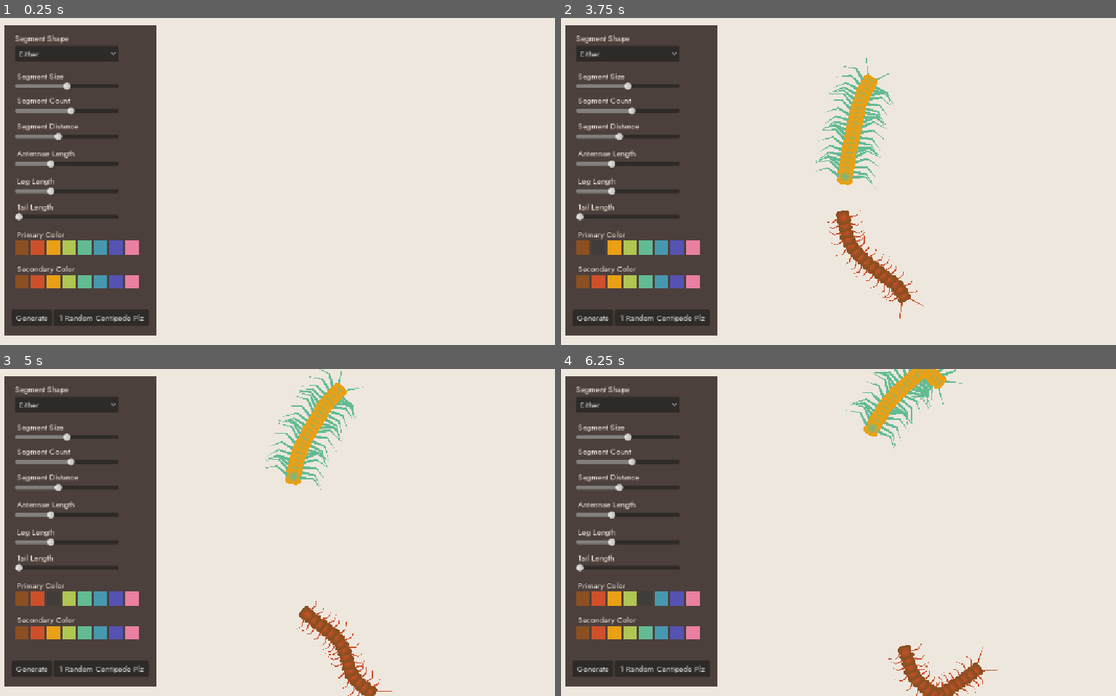
Above: before the commit, frames 1-4 (two rows, left to right).
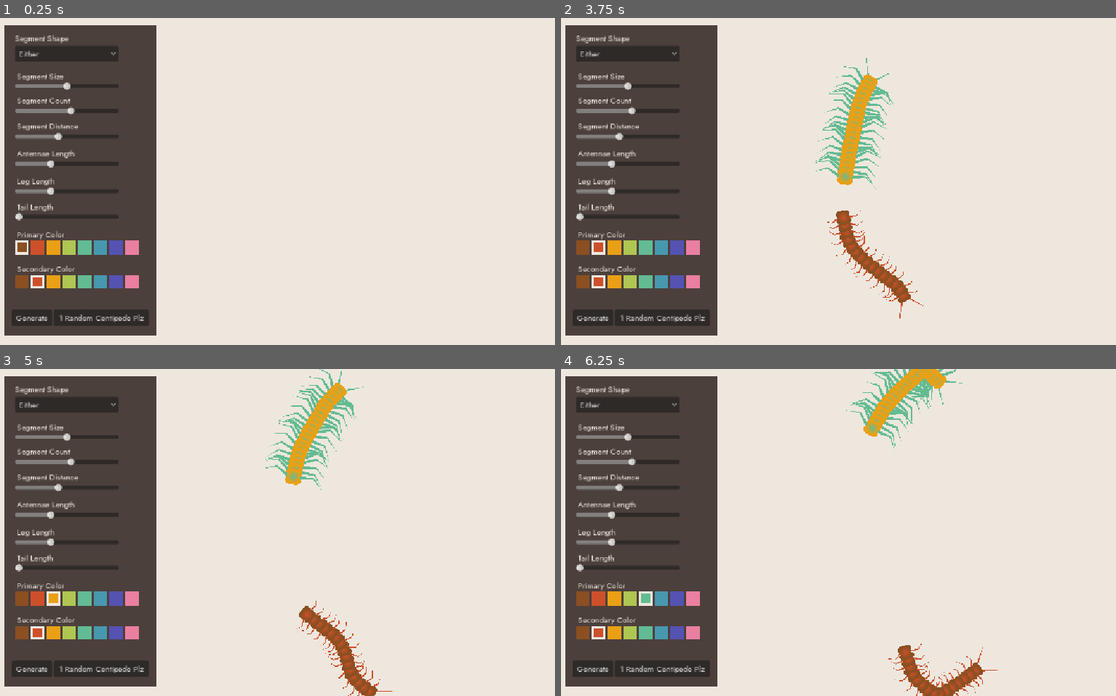
Above: after the commit, the same moments.

Repository: humanpersonssb/Centipede-
Game: Godot game, scene res://centipedeScene.tscn
The game is run twice, just before and just after one commit, with the same random seed, the same clock (stepped at 60 frames per second) and the same inputs.
Inputs (mouse positions are in pixels of both pictures, inside the frame that each line leads up to):
- Up to frame 1 (0.25 s): no input
- Up to frame 2 (3.75 s): click "Generate" at 0.5 s; click "1 Random Centipede Plz" at 1.25 s; click "Either" at 2 s; click (583, 246) at 2.75 s; click (599, 246) at 3.5 s
- Up to frame 3 (5 s): click (55, 597) at 4.25 s
- Up to frame 4 (6.25 s): click (627, 597) at 5 s; click (644, 597) at 5.75 s

The runs differ from the first frame. In frame 1, 0.1% of the frame differs, in the area x 2-8%, y 68-83%; in frame 2, 0.2%, in the area x 5-8%, y 68-83%; in frame 3, 0.2%; in frame 4, 0.2%.

Commit message:
bunch of polish

Diff:
--- a/centipede/centipede.gd
+++ b/centipede/centipede.gd
@@ -41,7 +41,7 @@
 	var chosen_texture = pool[randi() % pool.size()]
 
 	for i in range(segment_count):
-		var seg = preload("res://Segment.tscn").instantiate()
+		var seg = preload("res://segment.tscn").instantiate()
 		add_child(seg)
 		var dead_parts = get_tree().current_scene.get_node("PetContainer/Dead")
 		var blood = get_tree().current_scene.get_node("PetContainer/Blood")
--- a/centipede/centipedeScene.tscn
+++ b/centipede/centipedeScene.tscn
@@ -11,26 +11,92 @@
 [sub_resource type="StyleBoxFlat" id="StyleBoxFlat_son8g"]
 bg_color = Color(0.54509807, 0.30980393, 0.12941177, 1)
 
+[sub_resource type="StyleBoxFlat" id="StyleBoxFlat_7tpdp"]
+bg_color = Color(0.54509807, 0.30980393, 0.12941177, 1)
+border_width_left = 5
+border_width_top = 5
+border_width_right = 5
+border_width_bottom = 5
+border_color = Color(0.93333334, 0.90588236, 0.87058824, 1)
+
+[sub_resource type="ButtonGroup" id="ButtonGroup_wowgf"]
+
 [sub_resource type="StyleBoxFlat" id="StyleBoxFlat_nyo1w"]
 bg_color = Color(0.8039216, 0.3137255, 0.16470589, 1)
 
+[sub_resource type="StyleBoxFlat" id="StyleBoxFlat_wowgf"]
+bg_color = Color(0.8039216, 0.3137255, 0.16470589, 1)
+border_width_left = 5
+border_width_top = 5
+border_width_right = 5
+border_width_bottom = 5
+border_color = Color(0.93333334, 0.90588236, 0.87058824, 1)
+
 [sub_resource type="StyleBoxFlat" id="StyleBoxFlat_vy4vr"]
 bg_color = Color(0.91764706, 0.627451, 0.08235294, 1)
 
+[sub_resource type="StyleBoxFlat" id="StyleBoxFlat_jmtrr"]
+bg_color = Color(0.91764706, 0.627451, 0.08235294, 1)
+border_width_left = 5
+border_width_top = 5
+border_width_right = 5
+border_width_bottom = 5
+border_color = Color(0.93333334, 0.90588236, 0.87058824, 1)
+
 [sub_resource type="StyleBoxFlat" id="StyleBoxFlat_3relh"]
 bg_color = Color(0.6862745, 0.7764706, 0.32156864, 1)
 
+[sub_resource type="StyleBoxFlat" id="StyleBoxFlat_bclac"]
+bg_color = Color(0.6862745, 0.7764706, 0.32156864, 1)
+border_width_left = 5
+border_width_top = 5
+border_width_right = 5
+border_width_bottom = 5
+border_color = Color(0.93333334, 0.90588236, 0.87058824, 1)
+
 [sub_resource type="StyleBoxFlat" id="StyleBoxFlat_yth6m"]
 bg_color = Color(0.3882353, 0.73333335, 0.5764706, 1)
 
+[sub_resource type="StyleBoxFlat" id="StyleBoxFlat_8lvev"]
+bg_color = Color(0.3882353, 0.73333335, 0.5764706, 1)
+border_width_left = 5
+border_width_top = 5
+border_width_right = 5
+border_width_bottom = 5
+border_color = Color(0.93333334, 0.90588236, 0.87058824, 1)
+
 [sub_resource type="StyleBoxFlat" id="StyleBoxFlat_wia6c"]
 bg_color = Color(0.2784314, 0.59607846, 0.6862745, 1)
 
+[sub_resource type="StyleBoxFlat" id="StyleBoxFlat_u42uo"]
+bg_color = Color(0.2784314, 0.59607846, 0.6862745, 1)
+border_width_left = 5
+border_width_top = 5
+border_width_right = 5
+border_width_bottom = 5
+border_color = Color(0.93333334, 0.90588236, 0.87058824, 1)
+
 [sub_resource type="StyleBoxFlat" id="StyleBoxFlat_jj0sx"]
 bg_color = Color(0.33333334, 0.32156864, 0.69803923, 1)
 
+[sub_resource type="StyleBoxFlat" id="StyleBoxFlat_y15bj"]
+bg_color = Color(0.33333334, 0.32156864, 0.69803923, 1)
+border_width_left = 5
+border_width_top = 5
+border_width_right = 5
+border_width_bottom = 5
+border_color = Color(0.93333334, 0.90588236, 0.87058824, 1)
+
 [sub_resource type="StyleBoxFlat" id="StyleBoxFlat_jcewj"]
 bg_color = Color(0.9137255, 0.49803922, 0.6313726, 1)
+
+[sub_resource type="StyleBoxFlat" id="StyleBoxFlat_a6ahi"]
+bg_color = Color(0.9137255, 0.49803922, 0.6313726, 1)
+border_width_left = 5
+border_width_top = 5
+border_width_right = 5
+border_width_bottom = 5
+border_color = Color(0.93333334, 0.90588236, 0.87058824, 1)
 
 [sub_resource type="LabelSettings" id="LabelSettings_vy4vr"]
 font = ExtResource("2_nyo1w")
@@ -39,26 +105,92 @@
 [sub_resource type="StyleBoxFlat" id="StyleBoxFlat_3rf72"]
 bg_color = Color(0.54509807, 0.30980393, 0.12941177, 1)
 
+[sub_resource type="StyleBoxFlat" id="StyleBoxFlat_apdok"]
+bg_color = Color(0.54509807, 0.30980393, 0.12941177, 1)
+border_width_left = 5
+border_width_top = 5
+border_width_right = 5
+border_width_bottom = 5
+border_color = Color(1, 1, 1, 1)
+
+[sub_resource type="ButtonGroup" id="ButtonGroup_vy4vr"]
+
 [sub_resource type="StyleBoxFlat" id="StyleBoxFlat_u0nyb"]
 bg_color = Color(0.8039216, 0.3137255, 0.16470589, 1)
 
+[sub_resource type="StyleBoxFlat" id="StyleBoxFlat_p7cte"]
+bg_color = Color(0.8039216, 0.3137255, 0.16470589, 1)
+border_width_left = 5
+border_width_top = 5
+border_width_right = 5
+border_width_bottom = 5
+border_color = Color(0.93333334, 0.90588236, 0.87058824, 1)
+
 [sub_resource type="StyleBoxFlat" id="StyleBoxFlat_x7rod"]
 bg_color = Color(0.91764706, 0.627451, 0.08235294, 1)
 
+[sub_resource type="StyleBoxFlat" id="StyleBoxFlat_vpbii"]
+bg_color = Color(0.91764706, 0.627451, 0.08235294, 1)
+border_width_left = 5
+border_width_top = 5
+border_width_right = 5
+border_width_bottom = 5
+border_color = Color(0.93333334, 0.90588236, 0.87058824, 1)
+
 [sub_resource type="StyleBoxFlat" id="StyleBoxFlat_3mmab"]
 bg_color = Color(0.6862745, 0.7764706, 0.32156864, 1)
 
+[sub_resource type="StyleBoxFlat" id="StyleBoxFlat_r57la"]
+bg_color = Color(0.6862745, 0.7764706, 0.32156864, 1)
+border_width_left = 5
+border_width_top = 5
+border_width_right = 5
+border_width_bottom = 5
+border_color = Color(0.93333334, 0.90588236, 0.87058824, 1)
+
 [sub_resource type="StyleBoxFlat" id="StyleBoxFlat_kjjdm"]
 bg_color = Color(0.3882353, 0.73333335, 0.5764706, 1)
 
+[sub_resource type="StyleBoxFlat" id="StyleBoxFlat_iy5c0"]
+bg_color = Color(0.3882353, 0.73333335, 0.5764706, 1)
+border_width_left = 5
+border_width_top = 5
+border_width_right = 5
+border_width_bottom = 5
+border_color = Color(0.93333334, 0.90588236, 0.87058824, 1)
+
 [sub_resource type="StyleBoxFlat" id="StyleBoxFlat_pmio3"]
 bg_color = Color(0.2784314, 0.59607846, 0.6862745, 1)
 
+[sub_resource type="StyleBoxFlat" id="StyleBoxFlat_iueqa"]
+bg_color = Color(0.2784314, 0.59607846, 0.6862745, 1)
+border_width_left = 5
+border_width_top = 5
+border_width_right = 5
+border_width_bottom = 5
+border_color = Color(0.93333334, 0.90588236, 0.87058824, 1)
+
 [sub_resource type="StyleBoxFlat" id="StyleBoxFlat_v57v3"]
 bg_color = Color(0.33333334, 0.32156864, 0.69803923, 1)
 
+[sub_resource type="StyleBoxFlat" id="StyleBoxFlat_oevga"]
+bg_color = Color(0.33333334, 0.32156864, 0.69803923, 1)
+border_width_left = 5
+border_width_top = 5
+border_width_right = 5
+border_width_bottom = 5
+border_color = Color(0.93333334, 0.90588236, 0.87058824, 1)
+
 [sub_resource type="StyleBoxFlat" id="StyleBoxFlat_pvcc6"]
 bg_color = Color(0.9137255, 0.49803922, 0.6313726, 1)
+
+[sub_resource type="StyleBoxFlat" id="StyleBoxFlat_w0rmn"]
+bg_color = Color(0.9137255, 0.49803922, 0.6313726, 1)
+border_width_left = 5
+border_width_top = 5
+border_width_right = 5
+border_width_bottom = 5
+border_color = Color(0.93333334, 0.90588236, 0.87058824, 1)
 
 [node name="Main" type="Node2D" unique_id=1465816183]
 script = ExtResource("1_4j51b")
@@ -191,6 +323,10 @@
 offset_right = 48.0
 offset_bottom = 454.0
 theme_override_styles/normal = SubResource("StyleBoxFlat_son8g")
+theme_override_styles/pressed = SubResource("StyleBoxFlat_7tpdp")
+toggle_mode = true
+button_pressed = true
+button_group = SubResource("ButtonGroup_wowgf")
 
 [node name="Color2" type="Button" parent="Ui/Panel" unique_id=409700063]
 layout_mode = 0
@@ -199,6 +335,9 @@
 offset_right = 79.0
 offset_bottom = 454.0
 theme_override_styles/normal = SubResource("StyleBoxFlat_nyo1w")
+theme_override_styles/pressed = SubResource("StyleBoxFlat_wowgf")
+toggle_mode = true
+button_group = SubResource("ButtonGroup_wowgf")
 
 [node name="Color3" type="Button" parent="Ui/Panel" unique_id=405842338]
 layout_mode = 0
@@ -207,6 +346,9 @@
 offset_right = 110.0
 offset_bottom = 454.0
 theme_override_styles/normal = SubResource("StyleBoxFlat_vy4vr")
+theme_override_styles/pressed = SubResource("StyleBoxFlat_jmtrr")
+toggle_mode = true
+button_group = SubResource("ButtonGroup_wowgf")
 
 [node name="Color4" type="Button" parent="Ui/Panel" unique_id=1015465062]
 layout_mode = 0
@@ -215,6 +357,9 @@
 offset_right = 141.0
 offset_bottom = 454.0
 theme_override_styles/normal = SubResource("StyleBoxFlat_3relh")
+theme_override_styles/pressed = SubResource("StyleBoxFlat_bclac")
+toggle_mode = true
+button_group = SubResource("ButtonGroup_wowgf")
 
 [node name="Color5" type="Button" parent="Ui/Panel" unique_id=1202151920]
 layout_mode = 0
@@ -223,6 +368,9 @@
 offset_right = 172.0
 offset_bottom = 454.0
 theme_override_styles/normal = SubResource("StyleBoxFlat_yth6m")
+theme_override_styles/pressed = SubResource("StyleBoxFlat_8lvev")
+toggle_mode = true
+button_group = SubResource("ButtonGroup_wowgf")
 
 [node name="Color6" type="Button" parent="Ui/Panel" unique_id=1159979669]
 layout_mode = 0
@@ -231,6 +379,9 @@
 offset_right = 203.0
 offset_bottom = 454.0
 theme_override_styles/normal = SubResource("StyleBoxFlat_wia6c")
+theme_override_styles/pressed = SubResource("StyleBoxFlat_u42uo")
+toggle_mode = true
+button_group = SubResource("ButtonGroup_wowgf")
 
 [node name="Color7" type="Button" parent="Ui/Panel" unique_id=1309530706]
 layout_mode = 0
@@ -239,6 +390,9 @@
 offset_right = 234.0
 offset_bottom = 454.0
 theme_override_styles/normal = SubResource("StyleBoxFlat_jj0sx")
+theme_override_styles/pressed = SubResource("StyleBoxFlat_y15bj")
+toggle_mode = true
+button_group = SubResource("ButtonGroup_wowgf")
 
 [node name="Color8" type="Button" parent="Ui/Panel" unique_id=1087839332]
 layout_mode = 0
@@ -247,6 +401,9 @@
 offset_right = 265.0
 offset_bottom = 454.0
 theme_override_styles/normal = SubResource("StyleBoxFlat_jcewj")
+theme_override_styles/pressed = SubResource("StyleBoxFlat_a6ahi")
+toggle_mode = true
+button_group = SubResource("ButtonGroup_wowgf")
 
 [node name="TextEdit" type="Label" parent="Ui/Panel" unique_id=1324977305]
 layout_mode = 0
@@ -336,6 +493,9 @@
 offset_right = 48.0
 offset_bottom = 522.0
 theme_override_styles/normal = SubResource("StyleBoxFlat_3rf72")
+theme_override_styles/pressed = SubResource("StyleBoxFlat_apdok")
+toggle_mode = true
+button_group = SubResource("ButtonGroup_vy4vr")
 
 [node name="Color10" type="Button" parent="Ui/Panel" unique_id=1836834491]
 layout_mode = 0
@@ -344,6 +504,10 @@
 offset_right = 79.0
 offset_bottom = 522.0
 theme_override_styles/normal = SubResource("StyleBoxFlat_u0nyb")
+theme_override_styles/pressed = SubResource("StyleBoxFlat_p7cte")
+toggle_mode = true
+button_pressed = true
+button_group = SubResource("ButtonGroup_vy4vr")
 
 [node name="Color11" type="Button" parent="Ui/Panel" unique_id=1052797528]
 layout_mode = 0
@@ -352,6 +516,9 @@
 offset_right = 110.0
 offset_bottom = 522.0
 theme_override_styles/normal = SubResource("StyleBoxFlat_x7rod")
+theme_override_styles/pressed = SubResource("StyleBoxFlat_vpbii")
+toggle_mode = true
+button_group = SubResource("ButtonGroup_vy4vr")
 
 [node name="Color12" type="Button" parent="Ui/Panel" unique_id=1649768277]
 layout_mode = 0
@@ -360,6 +527,9 @@
 offset_right = 141.0
 offset_bottom = 522.0
 theme_override_styles/normal = SubResource("StyleBoxFlat_3mmab")
+theme_override_styles/pressed = SubResource("StyleBoxFlat_r57la")
+toggle_mode = true
+button_group = SubResource("ButtonGroup_vy4vr")
 
 [node name="Color13" type="Button" parent="Ui/Panel" unique_id=1175106609]
 layout_mode = 0
@@ -368,6 +538,9 @@
 offset_right = 172.0
 offset_bottom = 522.0
 theme_override_styles/normal = SubResource("StyleBoxFlat_kjjdm")
+theme_override_styles/pressed = SubResource("StyleBoxFlat_iy5c0")
+toggle_mode = true
+button_group = SubResource("ButtonGroup_vy4vr")
 
 [node name="Color14" type="Button" parent="Ui/Panel" unique_id=1370378492]
 layout_mode = 0
@@ -376,6 +549,9 @@
 offset_right = 203.0
 offset_bottom = 522.0
 theme_override_styles/normal = SubResource("StyleBoxFlat_pmio3")
+theme_override_styles/pressed = SubResource("StyleBoxFlat_iueqa")
+toggle_mode = true
+button_group = SubResource("ButtonGroup_vy4vr")
 
 [node name="Color15" type="Button" parent="Ui/Panel" unique_id=550399166]
 layout_mode = 0
@@ -384,6 +560,9 @@
 offset_right = 234.0
 offset_bottom = 522.0
 theme_override_styles/normal = SubResource("StyleBoxFlat_v57v3")
+theme_override_styles/pressed = SubResource("StyleBoxFlat_oevga")
+toggle_mode = true
+button_group = SubResource("ButtonGroup_vy4vr")
 
 [node name="Color16" type="Button" parent="Ui/Panel" unique_id=278861899]
 layout_mode = 0
@@ -392,6 +571,9 @@
 offset_right = 265.0
 offset_bottom = 522.0
 theme_override_styles/normal = SubResource("StyleBoxFlat_pvcc6")
+theme_override_styles/pressed = SubResource("StyleBoxFlat_w0rmn")
+toggle_mode = true
+button_group = SubResource("ButtonGroup_vy4vr")
 
 [node name="TextEdit9" type="Label" parent="Ui/Panel" unique_id=1654477867]
 layout_mode = 0
--- a/centipede/centipede_scene.gd
+++ b/centipede/centipede_scene.gd
@@ -82,7 +82,7 @@
 		"secondary_color": selected_secondary_color,
 		"blood": Bloods[randi_range(0,3)]
 	}
-	var pet = preload("res://Centipede.tscn").instantiate()
+	var pet = preload("res://centipede.tscn").instantiate()
 	pet.position = get_viewport_rect().size / 2
 	alive.add_child(pet)
 	#$AudioStreamPlayer.play()
@@ -106,7 +106,7 @@
 		"secondary_color": Color1[randi_range(0,7)],
 		"blood": Bloods[randi_range(0,3)]
 	}
-	var pet = preload("res://Centipede.tscn").instantiate()
+	var pet = preload("res://centipede.tscn").instantiate()
 	pet.position = get_viewport_rect().size / 2
 	alive.add_child(pet)
 	#$AudioStreamPlayer.play()
--- a/centipede/segment.gd
+++ b/centipede/segment.gd
@@ -137,7 +137,7 @@
 		explode()
 
 
-	$SquishSound.play()
+	#$SquishSound.play()
 	#await get_tree().create_timer(0.075).timeout
 
 	if direction == -1 and prev_segment:
Not shown, added: centipede/Build/webBuild/index.apple-touch-icon.png.import
Not shown, added: centipede/Build/webBuild/index.icon.png.import
Not shown, added: centipede/Build/webBuild/index.png.import
Not shown, added: centipede/Build/webBuild_v02/index.apple-touch-icon.png.import
Not shown, added: centipede/Build/webBuild_v02/index.icon.png.import
Not shown, added: centipede/Build/webBuild_v02/index.png.import
Binary file added: centipede/centipede.apple-touch-icon.png
Not shown, added: centipede/centipede.apple-touch-icon.png.import
Binary file added: centipede/centipede.icon.png
Not shown, added: centipede/centipede.icon.png.import
Binary file added: centipede/centipede.png
Not shown, added: centipede/centipede.png.import
(and 30 more such lines)
